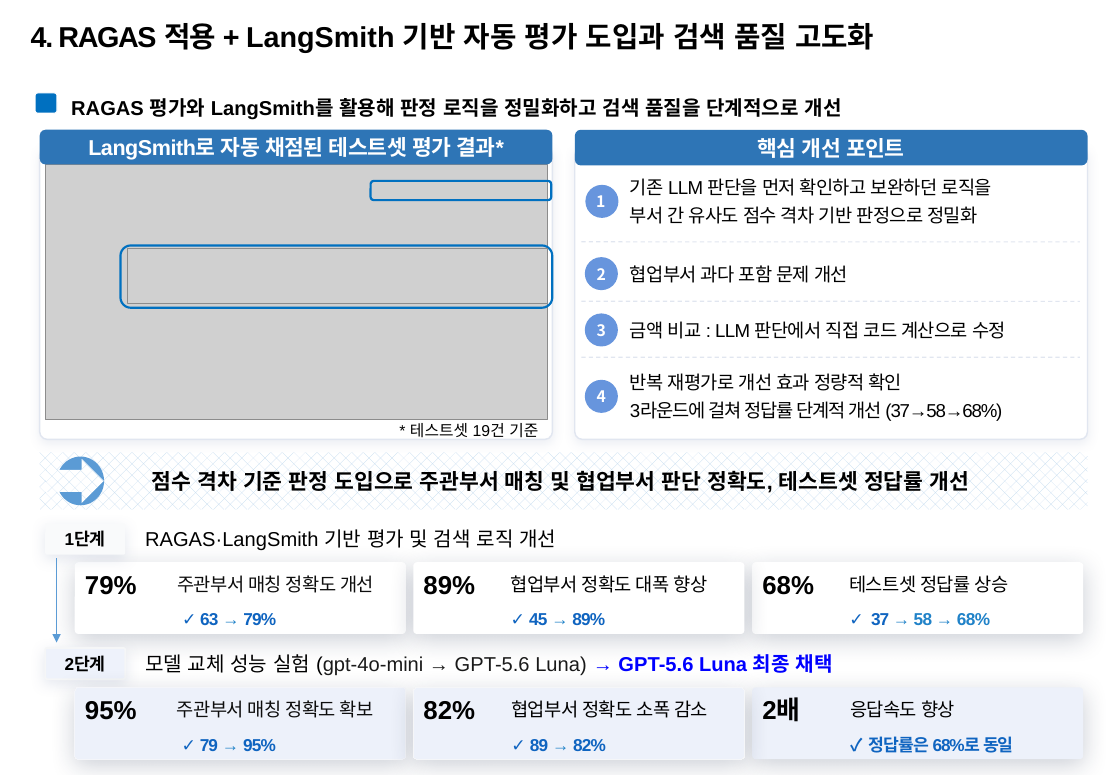
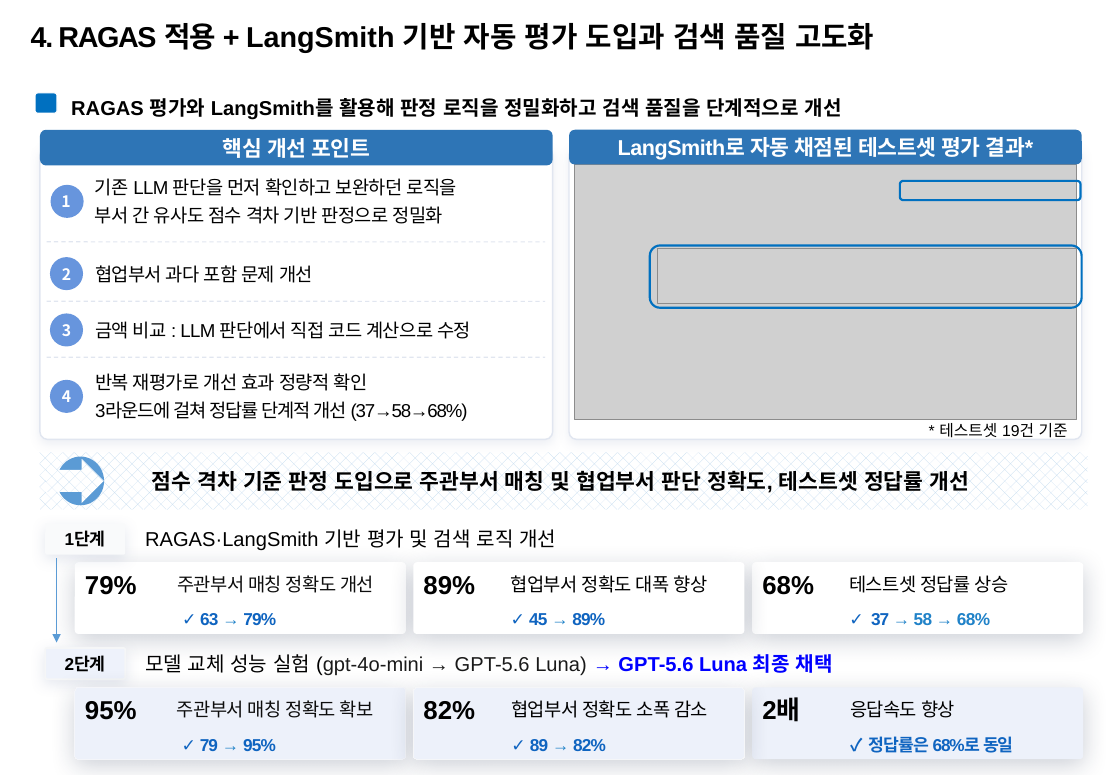
Before and after one commit to temmi81-hue/department-ragas, a slide deck: slide 5 of presentation/submission/26년 포스코퓨처엠 AI활용전문가 과정_사무계_송다혜.pptx. Drawn at 1120x775 pixels with LibreOffice and Linux fonts; fonts in the diff are those of the drawing; grey boxes stand for pictures; background and template pictures are left out. Boxes give left, top, right and bottom in pixels: in the first picture for what was removed or moved away, otherwise in the second. Text is boxed around its words. In the diff, an @@ line names an element or a change of style, - is before the commit and + after.

```diff
--- a/presentation/submission/26년 포스코퓨처엠 AI활용전문가 과정_사무계_송다혜.pptx
+++ b/presentation/submission/26년 포스코퓨처엠 AI활용전문가 과정_사무계_송다혜.pptx
@@ 4 rounded rectangles, 2 pictures, 1 text: place and size @@
-4 rounded rectangles, 2 pictures, 1 text at box(39, 130, 552, 440)
+4 rounded rectangles, 2 pictures, 1 text at box(569, 130, 1082, 440)
@@ 8 texts, 4 ellipses, 3 lines, 2 rounded rectangles: place and size @@
-8 texts, 4 ellipses, 3 lines, 2 rounded rectangles at box(575, 130, 1088, 440)
+8 texts, 4 ellipses, 3 lines, 2 rounded rectangles at box(40, 130, 553, 440)
```
